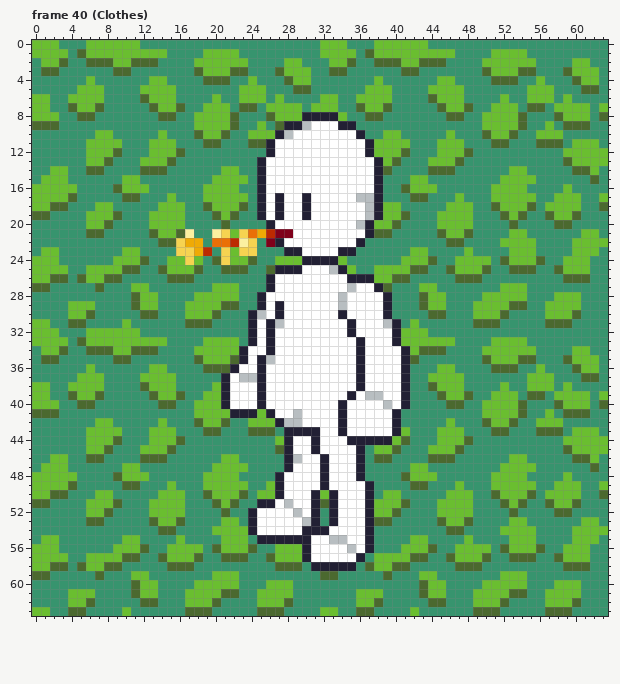
Two states of a pixel-art file, src/sprites/npc_test_default_position.aseprite. Above is the file before it was changed.
64x64 pixels, 40 frames. Colours within 5 levels of each other are drawn and written as one. Shown: frame 40 (Clothes). The commit also changed other frames, which this record leaves out.
After the commit:
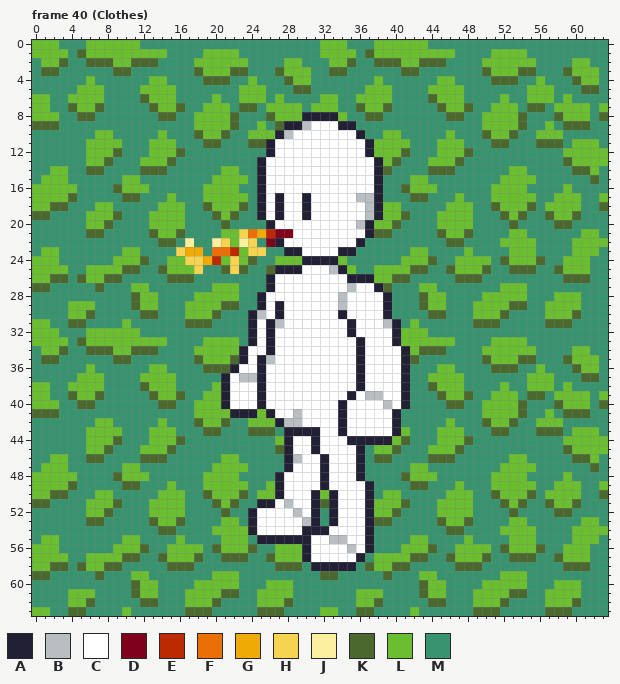
Palette (. is transparent): A #222034  B #b8bec1  C #ffffff  D #7f001b  E #bc2a01  F #ea6f07  G #efaa05  H #f6d351  J #fbf0a0  K #4b692f  L #6abe30  M #37946e
Difference:
Changed rows in their new state; - is an unchanged pixel.
Frame 40 (Clothes), layer "Wheat":
first column x 16:
21 -M--ML----
22 MJM-JHL---
23 -G-MFFEL-H
24 --HGELH---
25 --H---H---
Pixel boxes of the changes (left, top, right, bottom) in both pictures:
changed: (176, 229, 266, 274)
